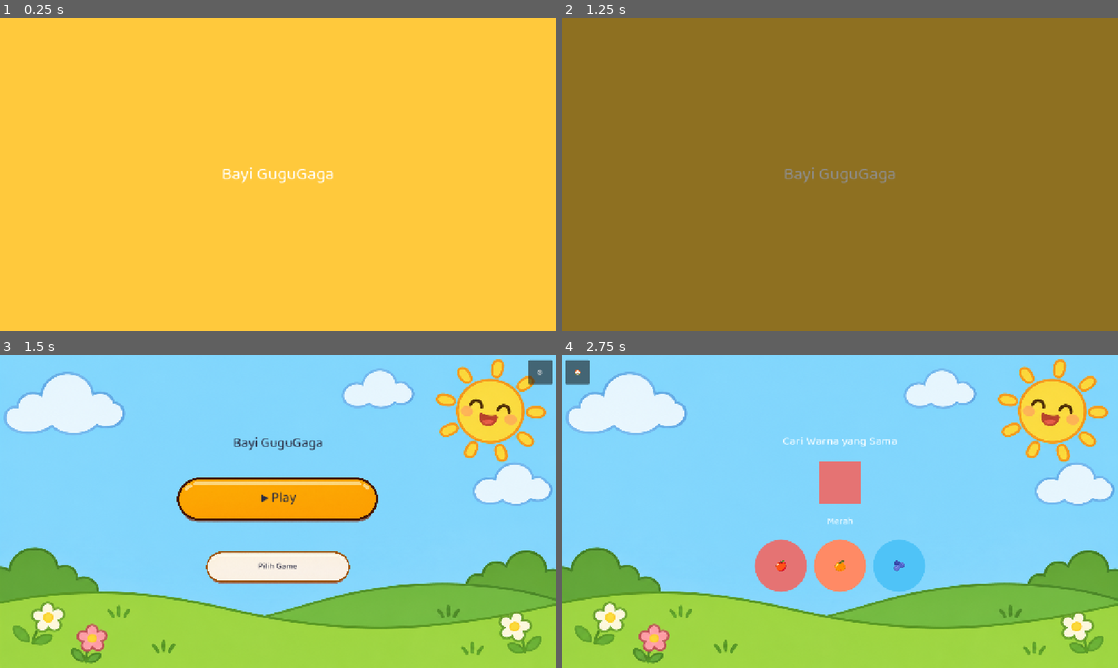
Above: before the commit, frames 1-4 (two rows, left to right).
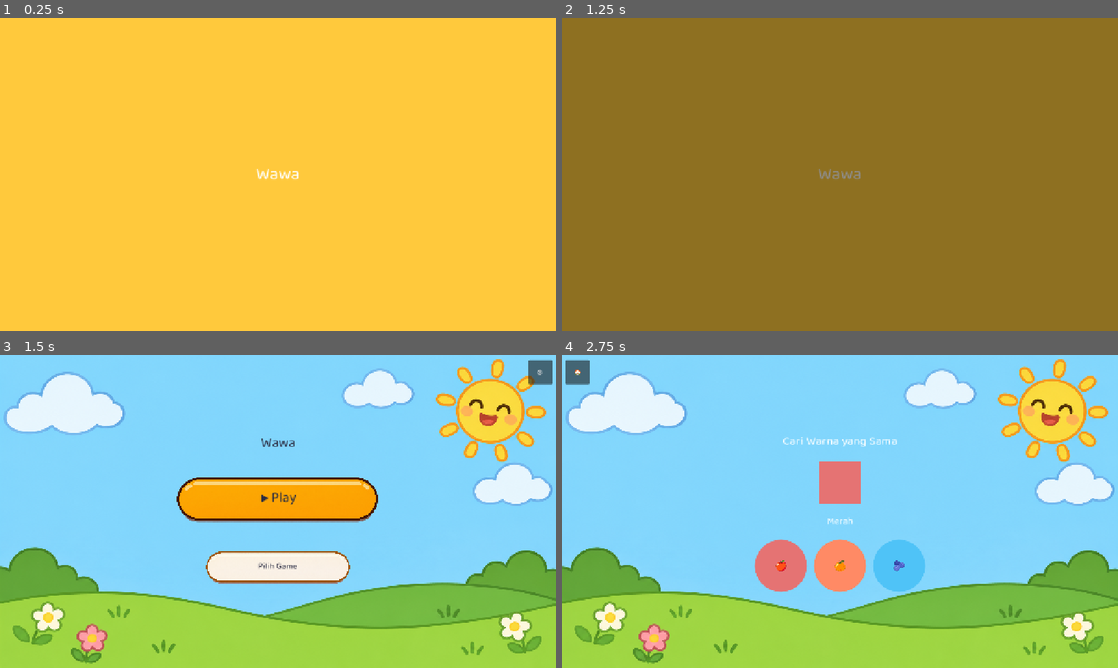
Above: after the commit, the same moments.

Repository: ptnusavisionmedia/game-balita
Game: Godot game, scene res://scenes/Splash.tscn
Two runs of this game, one before a commit and one after it. Both use one fixed random seed, a clock stepped at 60 frames per second and the inputs below.
Inputs:
- Up to frame 1 (0.25 s): no input
- Up to frame 2 (1.25 s): tap Enter at 0.5 s
- Up to frame 3 (1.5 s): no input
- Up to frame 4 (2.75 s): click "▶ Play" at 2 s

The runs differ from the first frame. In frame 1, 0.4% of the frame differs, in the area x 40-60%, y 47-53%; in frame 2, 0.3%; in frame 3, 0.2%; in frame 4, nothing differs.

Commit message:
rename: app resmi jadi "Wawa" (ganti dari "Bayi GuguGaga")
Dicek dulu via web search: "Kiko"/"Lolo"/"Momo" ditolak karena bentrok
app kids-learning yang sudah ada (Kiko app, LooLoo Kids/Lola Panda,
asosiasi Momo Challenge). "Riang"/"Mekar"/"Wawa"/"Comel" bersih, user
pilih "Wawa".

Diganti: project.godot (config/name), export_presets.cfg (package id
baru com.wawaapp.wawa), scenes/home.gd+splash.gd (judul), CLAUDE.md,
README.md, docs/MASTER_PROMPT.md, docs/PRIVACY_POLICY.md,
docs/PROMPT_BRAMANTYO.md, app_colors.gd, obsidian-vault docs.
Nama folder repo (bayi-gugugaga/) sengaja TIDAK diganti. Decisions Log
lama tidak diedit (append-only, histori tetap sebut nama lama).

Caveat: pengecekan nama pakai web search biasa, bukan pencarian merek
dagang resmi — perlu dicek lebih formal sebelum publish Play Store.

Headless-verified Splash+Home.

Co-Authored-By: Claude Sonnet 5 <noreply@anthropic.com>

Diff:
--- a/core/scripts/app_colors.gd
+++ b/core/scripts/app_colors.gd
@@ -1,6 +1,6 @@
 class_name AppColors
 extends RefCounted
-## Palet warna Bayi GuguGaga. Rasional lengkap (kontras, kenapa bukan merah
+## Palet warna Wawa. Rasional lengkap (kontras, kenapa bukan merah
 ## untuk "coba lagi", dsb) ada di docs/UI_UX_DESIGN.md. Cuma definisi di sini
 ## — tambah warna baru di sini dulu, jangan taruh hex langsung di scene lain.
 
--- a/project.godot
+++ b/project.godot
@@ -14,7 +14,7 @@
 
 [application]
 
-config/name="Bayi GuguGaga"
+config/name="Wawa"
 config/description="Game edukatif untuk anak 1-5 tahun: angka, warna, hewan, musik, mewarnai, puzzle."
 run/main_scene="res://scenes/Splash.tscn"
 config/features=PackedStringArray("4.7")
--- a/scenes/home.gd
+++ b/scenes/home.gd
@@ -23,7 +23,7 @@
 	add_child(vbox)
 
 	var title := Label.new()
-	title.text = "Bayi GuguGaga"
+	title.text = "Wawa"
 	title.add_theme_font_size_override("font_size", 32)
 	title.add_theme_color_override("font_color", AppColors.INK)
 	title.horizontal_alignment = HORIZONTAL_ALIGNMENT_CENTER
--- a/scenes/splash.gd
+++ b/scenes/splash.gd
@@ -14,7 +14,7 @@
 	add_child(bg)
 
 	var title := Label.new()
-	title.text = "Bayi GuguGaga"
+	title.text = "Wawa"
 	title.add_theme_font_size_override("font_size", 40)
 	title.add_theme_color_override("font_color", Color.WHITE)
 	title.horizontal_alignment = HORIZONTAL_ALIGNMENT_CENTER
Not shown, changed: export_presets.cfg
Not shown, changed: CLAUDE.md
Not shown, changed: docs/MASTER_PROMPT.md
Not shown, changed: docs/PRIVACY_POLICY.md
Not shown, changed: docs/PROMPT_BRAMANTYO.md
Not shown, changed: docs/TASK_BOARD.md
Not shown, changed: docs/WORK_BREAKDOWN.md
Not shown, changed: obsidian-vault/Decisions Log.md
Not shown, changed: obsidian-vault/Project Overview.md
Not shown, changed: obsidian-vault/Referensi-LucasAndFriends.md
